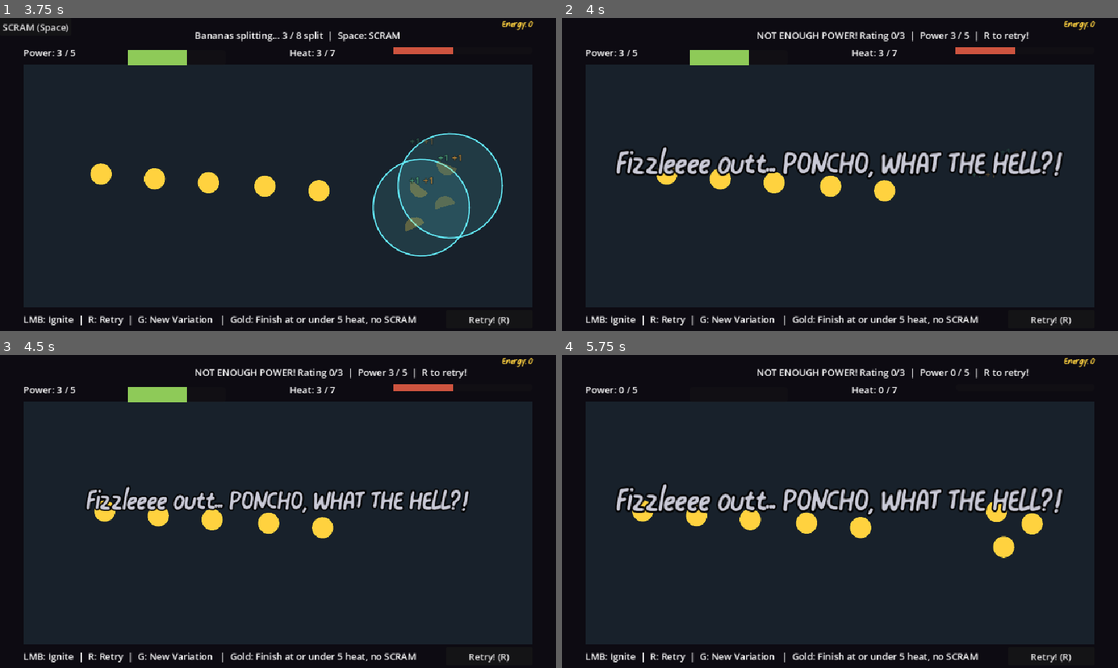
Above: before the commit, frames 1-4 (two rows, left to right).
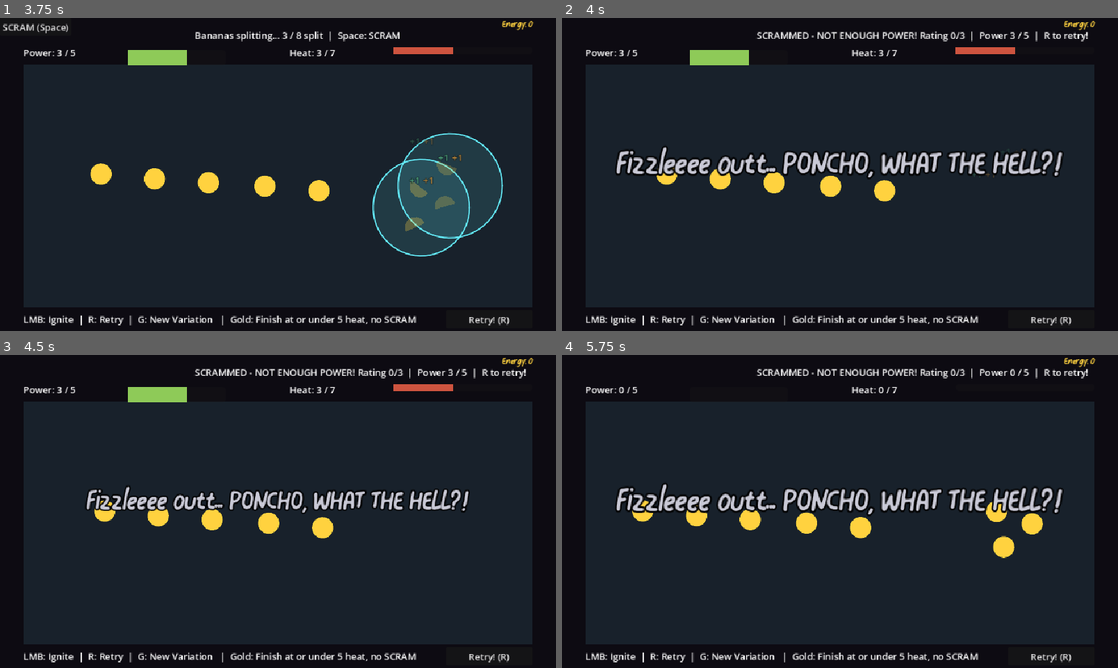
Above: after the commit, the same moments.

Repository: UnderstoodUseYourUsernameHere/banana-fission
Game: Godot game, scene res://scenes/main.tscn
Two runs of this game, one before a commit and one after it. Both use one fixed random seed, a clock stepped at 60 frames per second and the inputs below.
Inputs (mouse positions are in pixels of both pictures, inside the frame that each line leads up to):
- Up to frame 1 (3.75 s): click "Retry! (R)" at 0.5 s; click "Retry! (R)" at 1.25 s; click "Retry! (R)" at 2 s; tap Enter at 2.75 s; move the mouse to (400, 158) at 2.77 s; hold Right 2.78-3.5 s; hold Space (scram) 2.78-3.5 s; click (400, 158) at 2.92 s; tap T (toggle_auto_scram, bound only after the commit) at 3.05 s; drag from (166, 190) to (250, 237) at 3.52 s
- Up to frame 2 (4 s): no input
- Up to frame 3 (4.5 s): move the mouse to (333, 442) at 4.27 s; press the mouse at (333, 442) at 4.28 s; hold Right from 4.28 s (still down)
- Up to frame 4 (5.75 s): tap T (toggle_auto_scram, bound only after the commit) at 4.55 s; release Right at 5 s; release the mouse at (895, 442) at 5 s; tap R (restart) at 5 s; drag from (812, 574) to (673, 464) at 5.02 s

Frame 1 is identical in both runs. In frame 2, 0.9% of the frame differs, in the area x 35-95%, y 4-8%; in frame 3, 0.9%; in frame 4, 0.9%.

Commit message:
feat: add toggleable Auto-SCRAM upgrad

Diff:
--- a/project.godot
+++ b/project.godot
@@ -61,6 +61,11 @@
 "events": [Object(InputEventKey,"resource_local_to_scene":false,"resource_name":"","device":-1,"window_id":0,"alt_press …(192 unchanged characters)…
 ]
 }
+toggle_auto_scram={
+"deadzone": 0.2,
+"events": [Object(InputEventKey,"resource_local_to_scene":false,"resource_name":"","device":-1,"window_id":0,"alt_pressed":false,"shift_pressed":false,"ctrl_pressed":false,"meta_pressed":false,"pressed":false,"keycode":0,"physical_keycode":84,"key_label":0,"unicode":116,"location":0,"echo":false,"script":null)
+]
+}
 
 [physics]
 
--- a/scenes/levels/level_02.tscn
+++ b/scenes/levels/level_02.tscn
@@ -45,4 +45,5 @@
 script = ExtResource("1_vq1pa")
 title = "Moving Parts?"
 ratticus_line = "HERES MY OLD STOCK TOO! THE ONLY GOOD BANANA IS A MONEYMAKIN' ONE!"
+allow_automation = false
 formations = Array[ExtResource("2_vq1pa")]([SubResource("Resource_i2aat"), SubResource("Resource_2djvx")])
--- a/scenes/main.tscn
+++ b/scenes/main.tscn
@@ -170,6 +170,17 @@
 theme_override_fonts/font = ExtResource("6_tefeu")
 horizontal_alignment = 2
 
+[node name="AutomationLabel" type="Label" parent="HUD" unique_id=883502474]
+unique_name_in_owner = true
+offset_left = 60.0
+offset_top = 436.0
+offset_right = 900.0
+offset_bottom = 460.0
+theme_override_colors/font_color = Color(0.53333336, 0.8784314, 1, 1)
+theme_override_fonts/font = ExtResource("6_tefeu")
+theme_override_font_sizes/font_size = 14
+horizontal_alignment = 1
+
 [node name="Camera" type="Camera2D" parent="." unique_id=215346093]
 unique_name_in_owner = true
 anchor_mode = 0
--- a/scripts/main.gd
+++ b/scripts/main.gd
@@ -55,6 +55,7 @@
 @onready var flash: ColorRect = $%Flash
 @onready var banner: Label = $%Banner
 @onready var energy_label: Label = $%EnergyLabel
+@onready var automation_label: Label = $%AutomationLabel
 
 var state: RoundState = RoundState.AIMING
 var split_count: int = 0
@@ -68,6 +69,7 @@
 var shake_strength: float = 0.0
 var heat_danger: bool = false
 var energy_earned: int = 0
+var auto_scram_triggered: bool = false
 
 var layout_ready: bool = false
 var layout_error: String = ""
@@ -117,6 +119,17 @@
 		_finish_round()
 		return
 
+	if (_auto_scram_active() and power_total >= power_target):
+		auto_scram_triggered = true
+		_spawn_float_text(
+			banana.global_position + Vector2(0, -44),
+			"AUTO-SCRAM!",
+			Color("88e0ff"),
+			18
+		)
+		_use_scram()
+		return
+
 	_spawn_pulse(banana.global_position, banana.reaction_radius, banana.pulse_color())
 	_update_status()
 
@@ -129,6 +142,11 @@
 	if event.is_action_pressed("scram"):
 		get_viewport().set_input_as_handled()
 		_use_scram()
+		return
+
+	if event.is_action_pressed("toggle_auto_scram"):
+		get_viewport().set_input_as_handled()
+		_toggle_upgrade(UpgradeCatalog.AUTO_SCRAM)
 		return
 
 	if event.is_action_pressed("new_layout"):
@@ -154,6 +172,7 @@
 		heat_bar.modulate = Color.WHITE.lerp(Color("ff5a4a"), throb)
 	else:
 		heat_bar.modulate = Color.WHITE
+	_update_automation_label()
 
 func _physics_process(delta: float) -> void:
 	if not layout_ready:
@@ -245,7 +264,12 @@
 		return
 
 	scram_button.visible = (state == RoundState.REACTING and not scram_used)
-	var scram_prefix: String = "SCRAMMED - " if scram_used else ""
+	var scram_prefix: String = ""
+
+	if auto_scram_triggered:
+		scram_prefix = "AUTO-SCRAM - "
+	else:
+		scram_prefix = "SCRAMMED - "
 
 	match state:
 		RoundState.AIMING:
@@ -418,7 +442,7 @@
 		return 0
 
 	if scram_used:
-		return 1
+		return 2 if auto_scram_triggered else 1
 
 	var gold_limit: int = mini(level.gold_heat_limit, heat_limit)
 
@@ -537,3 +561,26 @@
 			)
 		)
 	)
+
+func _auto_scram_active() -> bool:
+	return (
+		level.allow_automation and Progress.has_upgrade(UpgradeCatalog.AUTO_SCRAM) and Progress.is_toggle_on(UpgradeCatalog.AUTO_SCRAM)
+	)
+
+func _toggle_upgrade(id: String) -> void:
+	if not Progress.has_upgrade(id):
+		return
+	Progress.set_toggle(id, not Progress.is_toggle_on(id))
+
+func _update_automation_label() -> void:
+	if not Progress.has_upgrade(UpgradeCatalog.AUTO_SCRAM):
+		automation_label.text = ""
+		return
+
+	if not level.allow_automation:
+		automation_label.text = ("AUTOMATION OFFLINE - " + "Ratticus insists you do this one yourself.")
+		return
+
+	automation_label.text = (
+		"AUTO-SCRAM [T]: %s" % ("ON" if Progress.is_toggle_on(UpgradeCatalog.AUTO_SCRAM) else "OFF")
+	)
